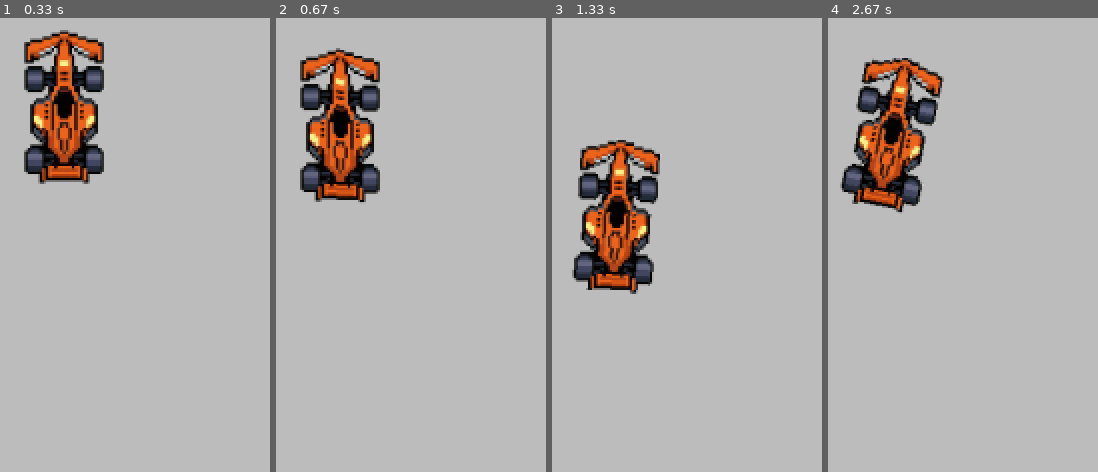
Above: before the commit, frames 1-4 (left to right).
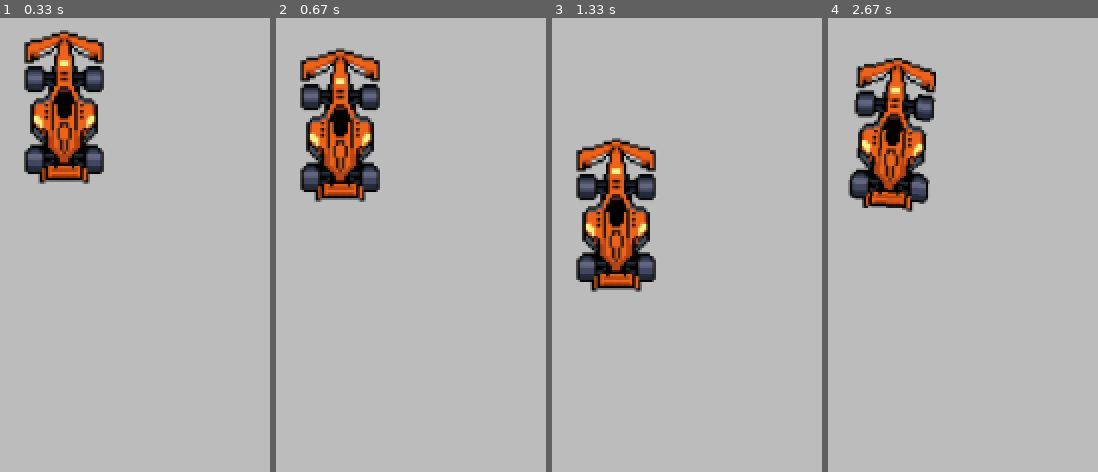
Above: after the commit, the same moments.

Repository: Tony2213-1/Final-project---RaceMaster25
Game: pygame game, started from main.py
The game is run twice, just before and just after one commit, with the same random seed, the same clock (stepped at 60 frames per second) and the same inputs.
Inputs:
- Up to frame 1 (0.33 s): no input
- Up to frame 2 (0.67 s): hold Space from 0.33 s (still down); hold D from 0.33 s (still down)
- Up to frame 3 (1.33 s): release Space at 0.8 s; release D at 0.8 s; tap Space at 0.83 s
- Up to frame 4 (2.67 s): hold W 1.67-2.13 s; hold D 2.17-2.63 s

Frame 1 is identical in both runs. In frame 2, 1.4% of the frame differs, in the area x 22-39%, y 6-41%; in frame 3, 5.2%; in frame 4, 6.8%, in the area x 4-43%, y 8-44%.

Commit message:
update 0.3.2
even better steering with better start and stop smooth steer for a overall more realistic feel - works both forward and backwards

Diff:
--- a/main.py
+++ b/main.py
@@ -40,11 +40,15 @@
         self.rotatiton_speed = 0
         self.d_rotatiton = 0
         self.deceleration = -0.01
-        self.drift = True
+        self.drift = False
         self.img_angle = 0
+        self.turn_state = 0
+        self.turn_state_active = False
+        self.turn_state_max = 20
 
     def PlayerInput(self): #formula movement input
         keys = pygame.key.get_pressed()
+
         if GameActive == True:
 
             if keys [pygame.K_w]:
@@ -63,33 +67,58 @@
                 else:
                     self.forward_speed = -9.999
 
-            if keys [pygame.K_a]:
 
-                if self.forward_speed >= 3.74:
-                    self.angle += (-self.forward_speed/8)+2
+            if keys [pygame.K_a] or self.turn_state != 0:
 
-                elif self.forward_speed >= 0.75:
-                    self.angle += (-2.5/(self.forward_speed**2+0.9)+1.7)
+                if keys [pygame.K_a] and abs(self.turn_state) < self.turn_state_max and -0.75 <= self.forward_speed >= 0.75:
 
-                elif -0.75 >= self.forward_speed > -3.74:
-                    self.angle += (-2.5/(self.forward_speed**2+0.9)+1.7)
+                    self.turn_state += 1
+                    self.turn_state_active = True
+                if keys [pygame.K_a]:
+                    if self.forward_speed >= 3.74:
+                        self.angle += ((-self.forward_speed/8)+2)*(abs(self.turn_state)/self.turn_state_max)
 
-                elif self.forward_speed <= -3.74:
-                    self.angle += (self.forward_speed/8)+2
+                    elif self.forward_speed >= 0.75:
+                        self.angle += (-2.5/(self.forward_speed**2+0.9)+1.7)*(abs(self.turn_state)/self.turn_state_max)
 
-            if keys [pygame.K_d]:
+                    elif -0.75 >= self.forward_speed > -3.74:
+                        self.angle += (-2.5/(self.forward_speed**2+0.9)+1.7)*0.7*(abs(self.turn_state)/self.turn_state_max)
 
-                if self.forward_speed >= 3.74:
-                    self.angle -= (-self.forward_speed/8)+2
+                    elif self.forward_speed <= -3.74:
+                        self.angle += ((self.forward_speed/8)+2)*0.7*(abs(self.turn_state)/self.turn_state_max)
 
-                elif self.forward_speed >= 0.75:
-                    self.angle -= (-2.5/(self.forward_speed**2+0.9)+1.7)
 
-                elif -0.75 >= self.forward_speed > -3.74:
-                    self.angle -= (-2.5/(self.forward_speed**2+0.9)+1.7)*0.7
+            if keys [pygame.K_d] or self.turn_state != 0:
 
-                elif self.forward_speed <= -3.74:
-                    self.angle -= ((self.forward_speed/8)+2)*0.7
+                if keys [pygame.K_d] and abs(self.turn_state) < self.turn_state_max and -0.75 <= self.forward_speed >= 0.75:
+
+                    self.turn_state -= 1
+                    self.turn_state_active = True
+                if keys [pygame.K_d]:
+                    if self.forward_speed >= 3.74:
+                        self.angle -= ((-self.forward_speed/8)+2)*(abs(self.turn_state)/self.turn_state_max)
+
+                    elif self.forward_speed >= 0.75:
+                        self.angle -= (-2.5/(self.forward_speed**2+0.9)+1.7)*(abs(self.turn_state)/self.turn_state_max)
+
+                    elif -0.75 >= self.forward_speed > -3.74:
+                        self.angle -= (-2.5/(self.forward_speed**2+0.9)+1.7)*0.7*(abs(self.turn_state)/self.turn_state_max)
+
+                    elif self.forward_speed <= -3.74:
+                        self.angle -= ((self.forward_speed/8)+2)*0.7*(abs(self.turn_state)/self.turn_state_max)
+
+            print (self.turn_state)
+
+            if self.turn_state_active == True:
+
+                if self.turn_state > 0 and keys [pygame.K_a] == False:
+                    self.turn_state -= 1
+
+                elif self.turn_state < 0 and keys [pygame.K_d] == False:
+                    self.turn_state += 1
+
+                elif self.turn_state == 0:
+                    self.turn_state_active == False
 
         if keys [pygame.K_DELETE]:
             if game_active == False and event.key == pygame.K_SPACE:
@@ -100,6 +129,7 @@
 
 
         if keys [pygame.K_w] or keys [pygame.K_s] or keys [pygame.K_SPACE]:
+
             self.y_pos == self.y_pos_new
             self.x_pos == self.x_pos_new
             self.forward_speed += self.forward_a
@@ -107,18 +137,6 @@
             self.x_pos_new = self.x_pos + math.sin(self.angle/180*math.pi)*self.forward_speed
             self.rect.y -= self.y_pos_new
             self.rect.x -= self.x_pos_new
-
-        elif keys [pygame.K_w] or keys [pygame.K_s] or keys [pygame.K_SPACE]:
-
-            self.y_pos == self.y_pos_new
-            self.x_pos == self.x_pos_new
-            self.forward_speed += self.forward_a
-            self.y_pos_new = self.y_pos + math.cos((self.angle)/180*math.pi)*self.forward_speed
-            self.x_pos_new = self.x_pos + math.sin((self.angle)/180*math.pi)*self.forward_speed
-            self.rect.y -= self.y_pos_new
-            self.rect.x -= self.x_pos_new
-
-
 
         elif self.forward_speed > 0:
             self.y_pos == self.y_pos_new
@@ -138,11 +156,11 @@
             self.rect.y -= self.y_pos_new
             self.rect.x -= self.x_pos_new
 
-        if keys [pygame.K_a] or keys [pygame.K_d]:
+        if keys [pygame.K_a] or keys [pygame.K_d] or self.turn_state_active == True:
             self.image = pygame.transform.rotate(self.original_image, self.angle)
             self.rect = self.image.get_rect(center=self.rect.center)
 
-        print (self.forward_speed)
+
 
     def update(self):
 
@@ -173,6 +191,5 @@
     player.update()
     player.draw(screen)
 
-
     pygame.display.update()
     clock.tick(120)
